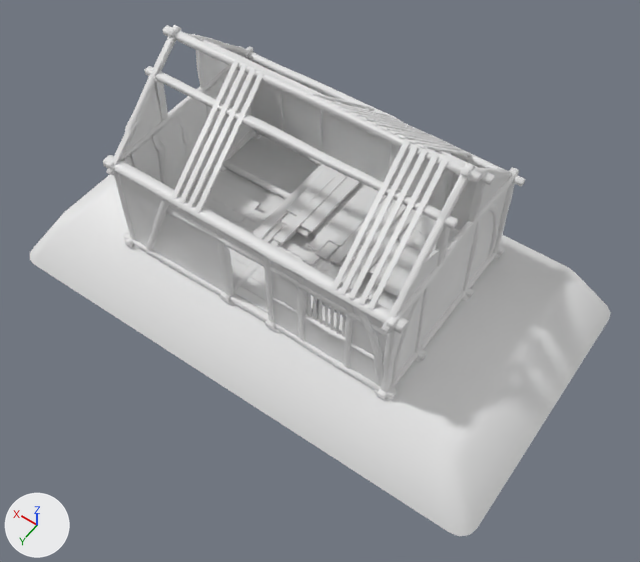
The FBX model Content/Buildings/Meshes/CA_FarmhouseContruction03.fbx: old version first, new version second.
Both versions are drawn from a camera (50 mm lens) standing at (-6.19, 8.42, 12.39) and looking at (-0.77, 0.83, 0.46). Every picture has the same lights, and +X, +Y and +Z are marked at lower left. Where no turn or scale is listed for an object, it has been applied to the vertices.

Before the edit, the objects in view are built like this:
```python
me_farmhousecontruction03_001 = bpy.data.meshes.new('FarmhouseContruction03.001')
me_farmhousecontruction03_001.from_pydata(...)  # 3938 vertices, 6781 faces; spans x -4.98..4.98, y -2.79..2.79, z -1.0..3.66
# faces by material slot: [46, 6735]
me_farmhousecontruction03_001.materials.append(mat_mat_carpentry_ground_003)  # white #e7e7e7
me_farmhousecontruction03_001.materials.append(mat_commonatlas)  # its picture is missing
ob_farmhouseconstruction03 = bpy.data.objects.new('FarmhouseConstruction03', me_farmhousecontruction03_001)
ob_farmhouseconstruction03.location = (0.0, 0.0, 0.0)
```
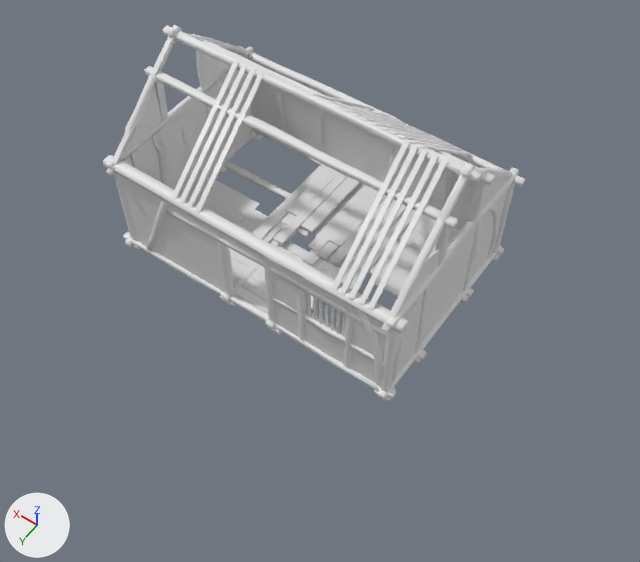
Where the change shows, as pixel boxes (x1, y1, x2, y2) in the pictures (640 x 562 px):
'FarmhouseConstruction03', reshaped (27% narrower, 26% shorter)
    before: (30, 25, 611, 536)
    after: (103, 25, 525, 401)
part 1 of me_farmhousecontruction03_001, deleted
    before: (30, 136, 611, 536)

What the commit changed:
me_farmhousecontruction03_001 has 3938 vertices, 6781 faces and spans x -4.98..4.98, y -2.79..2.79, z -1.0..3.66.
me_farmhousecontruction03_001 is used by ob_farmhouseconstruction03; location (0.0, 0.0, 0.0).
me_farmhousecontruction03_001 no longer uses material mat_mat_carpentry_ground_003 (white #e7e7e7).
me_farmhousecontruction03_001 part 1: the loose piece of 32 vertices spanning x -4.98..4.98, y -2.79..2.79, z -1.0..0.0 is deleted.
